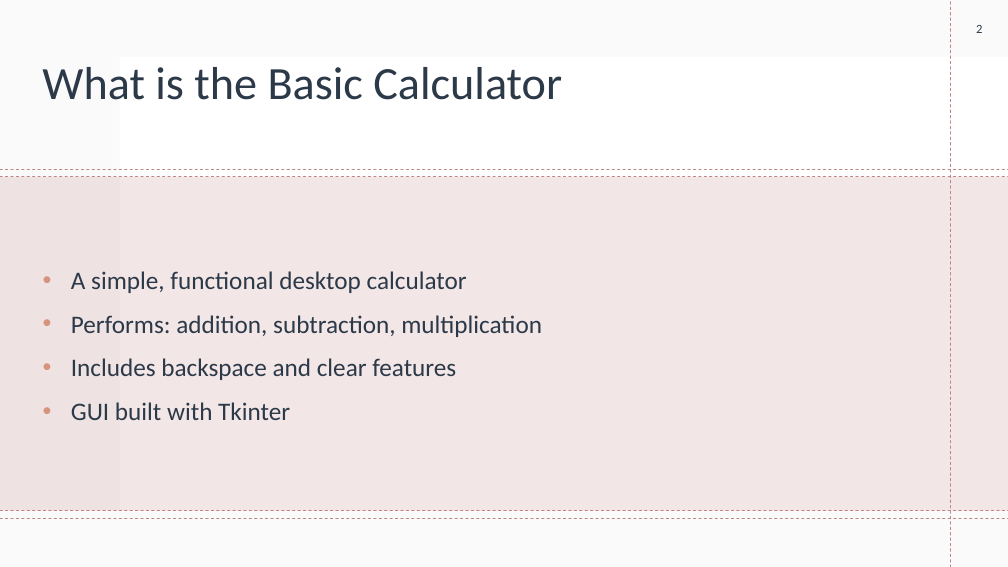
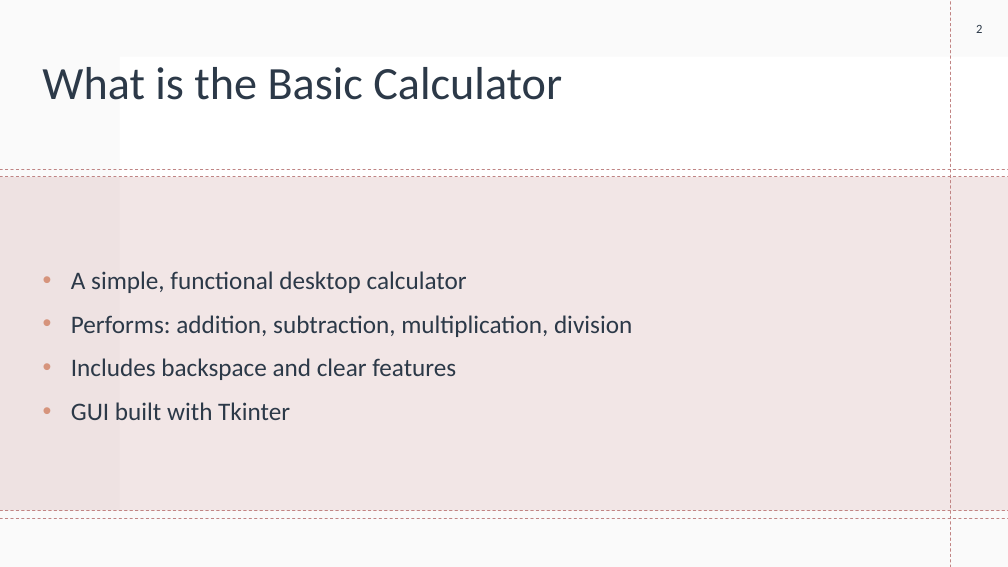
Before and after one commit to sarahfad/Basic-Calculator, a slide deck: slide 2 of BasicCalculator.pptx. Drawn at 1008x567 pixels with LibreOffice and Linux fonts; fonts in the diff are those of the drawing; background and template pictures are left out. Boxes give left, top, right and bottom in pixels: in the first picture for what was removed or moved away, otherwise in the second. Text is boxed around its words. In the diff, an @@ line names an element or a change of style, - is before the commit and + after.

Commit message:
updated the powerpoint

```diff
--- a/BasicCalculator.pptx
+++ b/BasicCalculator.pptx
@@ text at box(71, 315, 632, 337): text changed @@
-• Performs: addition, subtraction, multiplication
+• Performs: addition, subtraction, multiplication, division
```
Also in this commit, not shown: 1 slide added, 1 slide removed.
